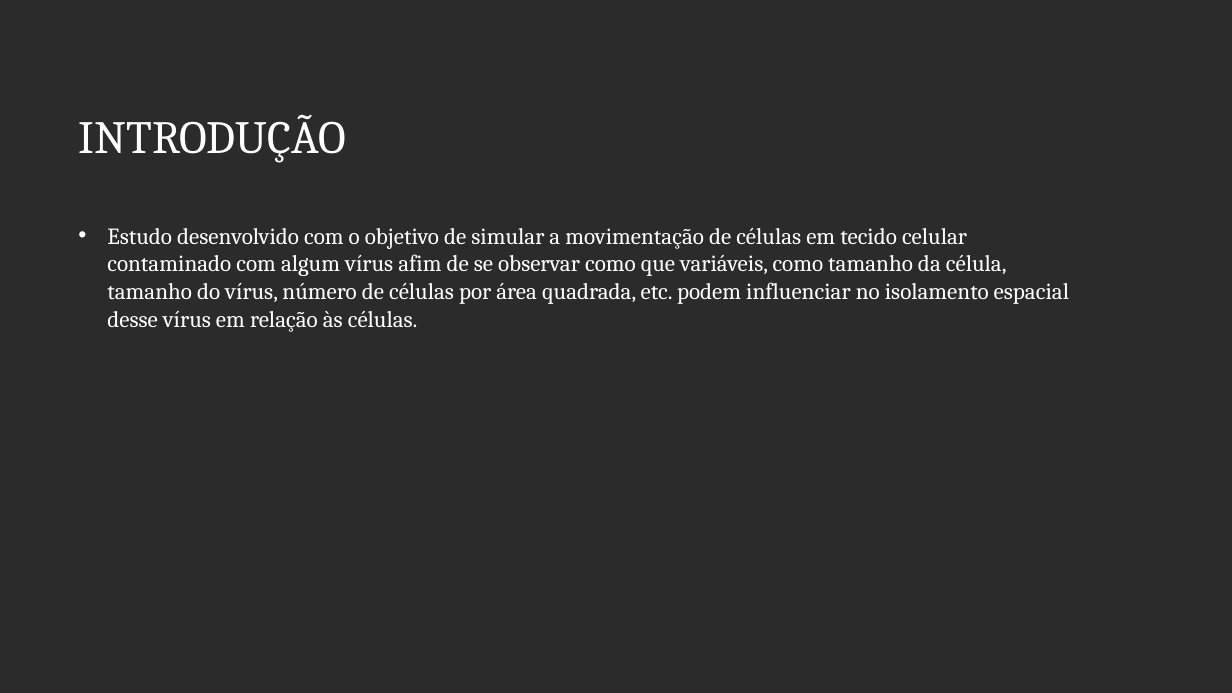
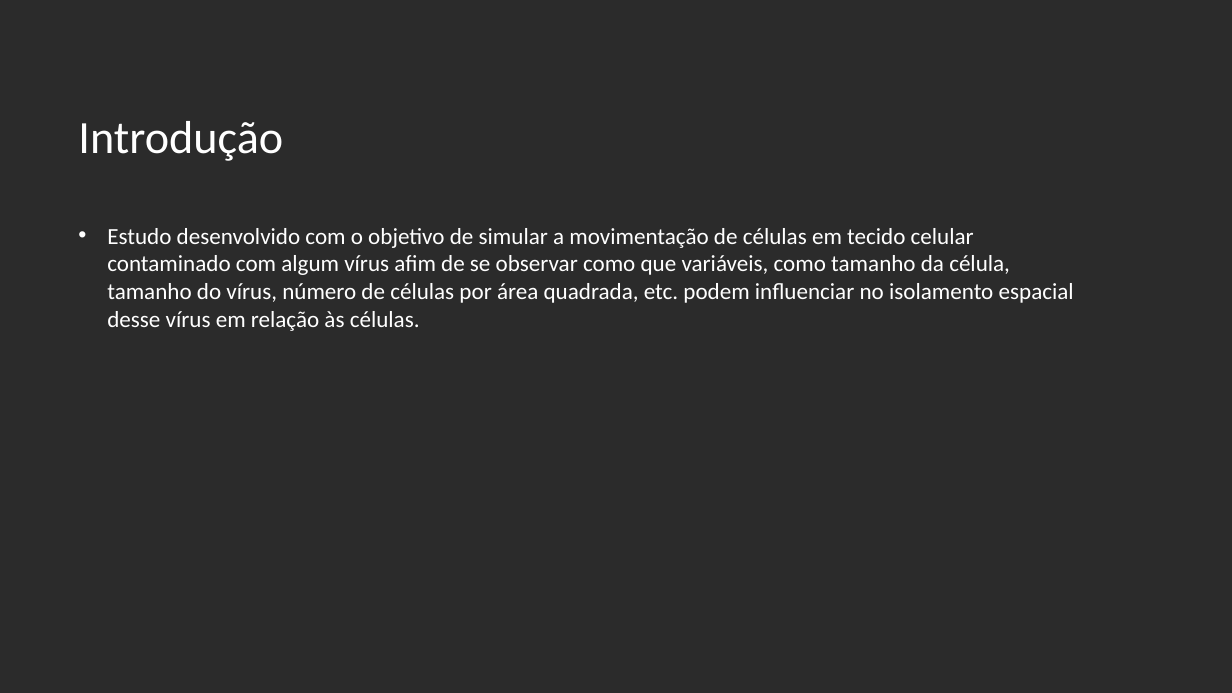
Before and after one commit to MODELAGEM-UNIFESP/PROJETO_FINAL, a slide deck: slide 2 of Apresentacao.odp. Drawn at 1232x693 pixels with LibreOffice and Linux fonts; fonts in the diff are those of the drawing; background and template pictures are left out; a plain dark background stands for a picture behind light text. Boxes give left, top, right and bottom in pixels: in the first picture for what was removed or moved away, otherwise in the second. Text is boxed around its words. In the diff, an @@ line names an element or a change of style, - is before the commit and + after.

```diff
--- a/Apresentacao.odp
+++ b/Apresentacao.odp
@@ title at [78, 121, 283, 161]: text changed; font Cambria to Calibri @@
-INTRODUÇÃO
+Introdução
@@ text "Estudo desenvolvido com o objetivo ..." at [107, 228, 1074, 331]: font Cambria to Calibri @@
```
Also in this commit, not shown: 31 other slides changed, 1 other file.
